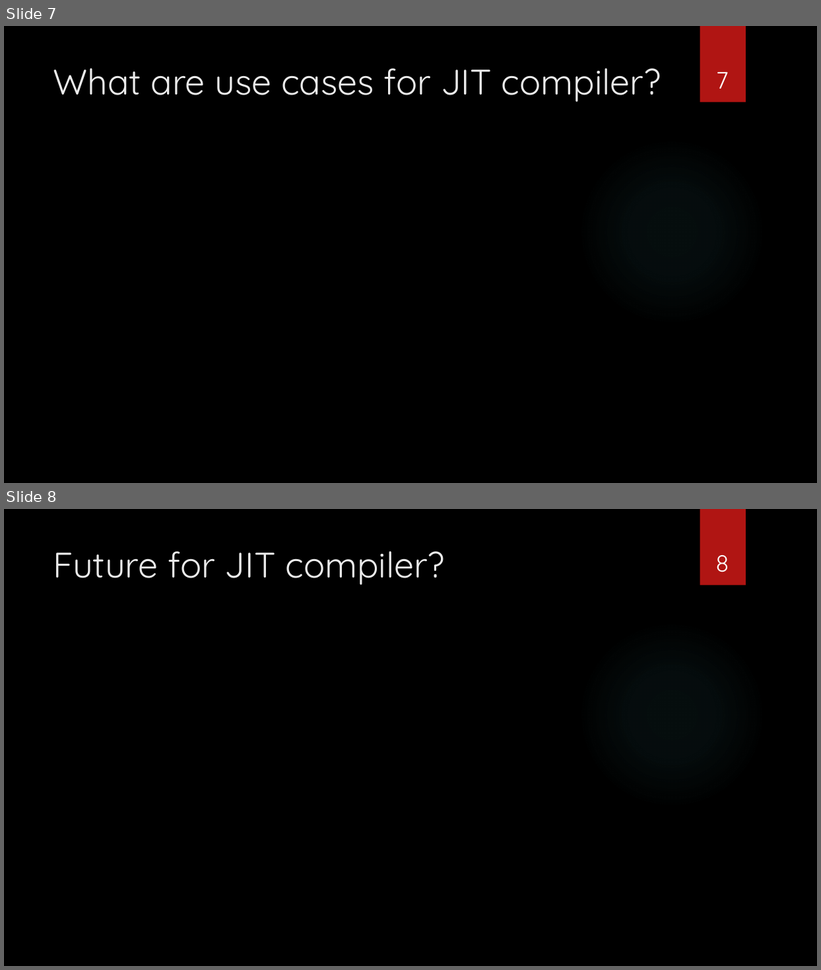
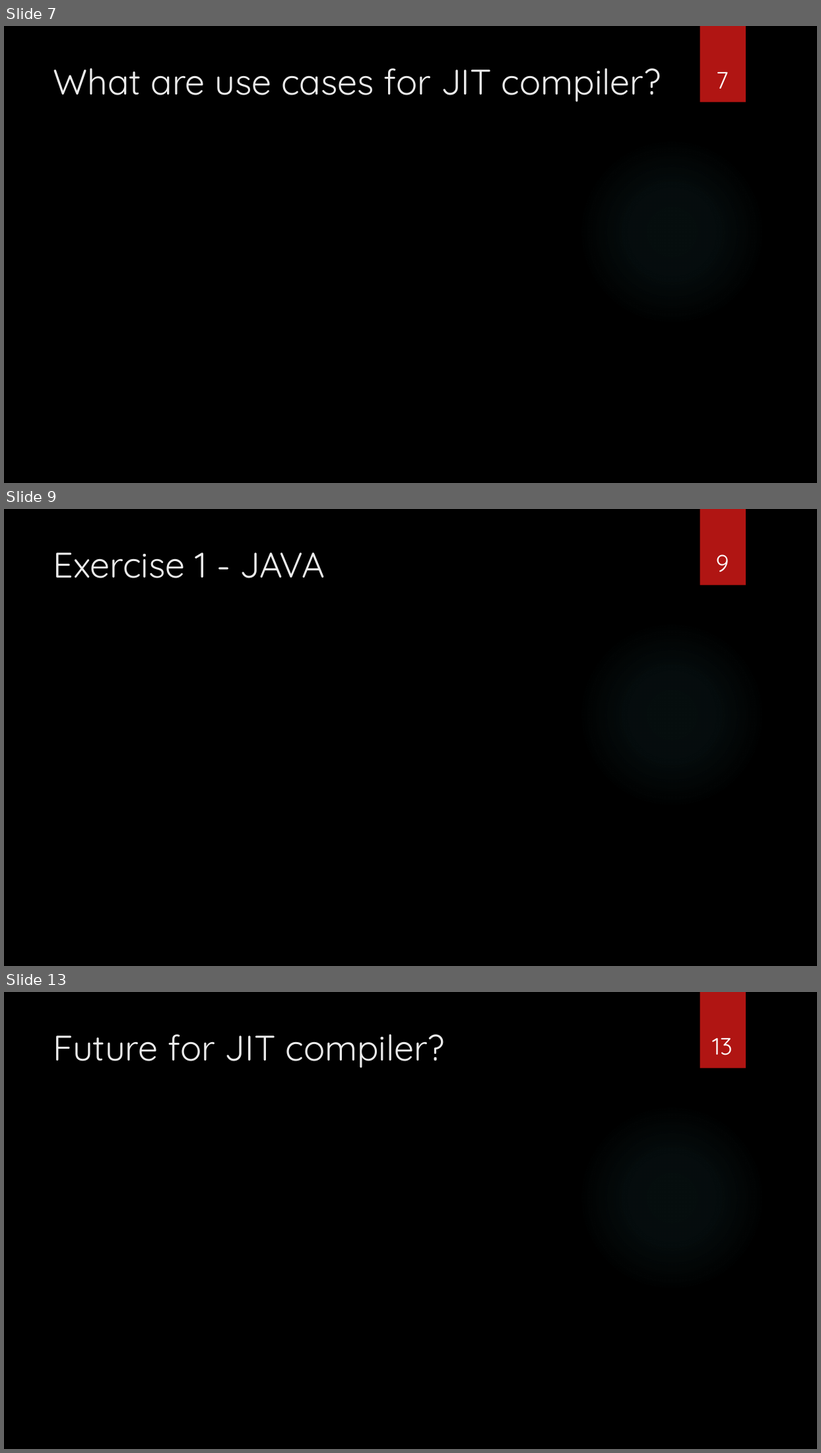
Before and after one commit to sebivenlo/esd-2024-jit-compiler, a slide deck: documents/presentation/presentation jit compiler.pptx. Shown one above the other, each under a label of ours: slides 7 and 8 before the commit, slides 7, 9 and 13 after it; the slides between them are not shown. The pictures are 821x970 and 821x1453 pixels, drawn with LibreOffice and Linux fonts; fonts in the diff are those of the drawing; background and template pictures are left out. Boxes give left, top, right and bottom in pixels: in the first picture for what was removed or moved away, otherwise in the second. Text is boxed around its words. In the diff, an @@ line names an element or a change of style, - is before the commit and + after.

```diff
--- a/documents/presentation/presentation jit compiler.pptx
+++ b/documents/presentation/presentation jit compiler.pptx
@@ slide 9 added at bbox=[4, 509, 817, 966], background picture (left out); not listed: 2 template elements that a slide beside it also shows @@
@@ title added at bbox=[54, 553, 325, 578], 42 pt, text #EBEBEB @@
+Exercise 1 - JAVA
@@ page number added at bbox=[716, 555, 729, 572], 28 pt, text #FFFFFF @@
+9
@@ what was slide 8 is now slide 13 @@
@@ page number at bbox=[712, 1038, 733, 1055]: text changed @@
-8
+13
```
Also in this commit, not shown: 3 slides changed, 5 other slides added.
